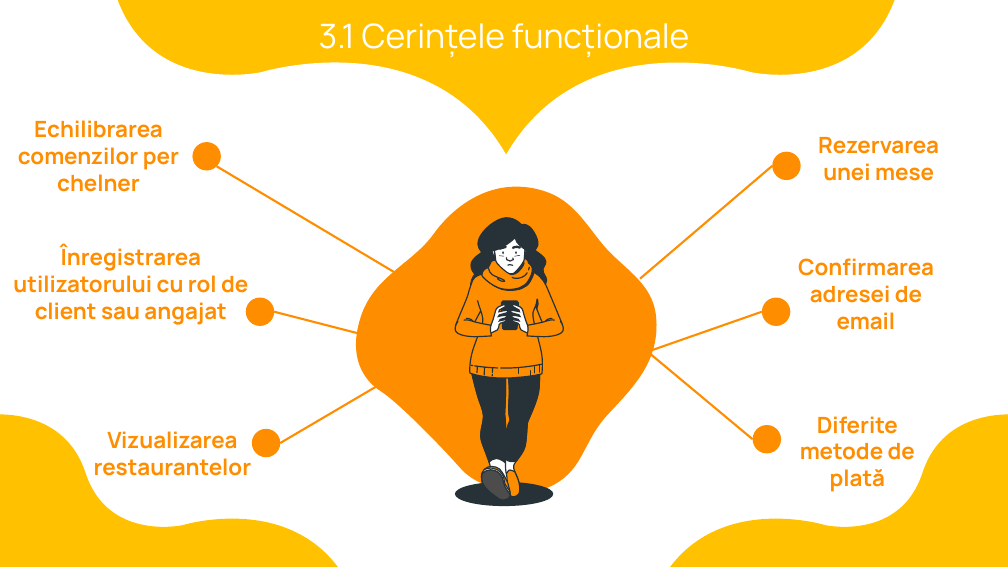
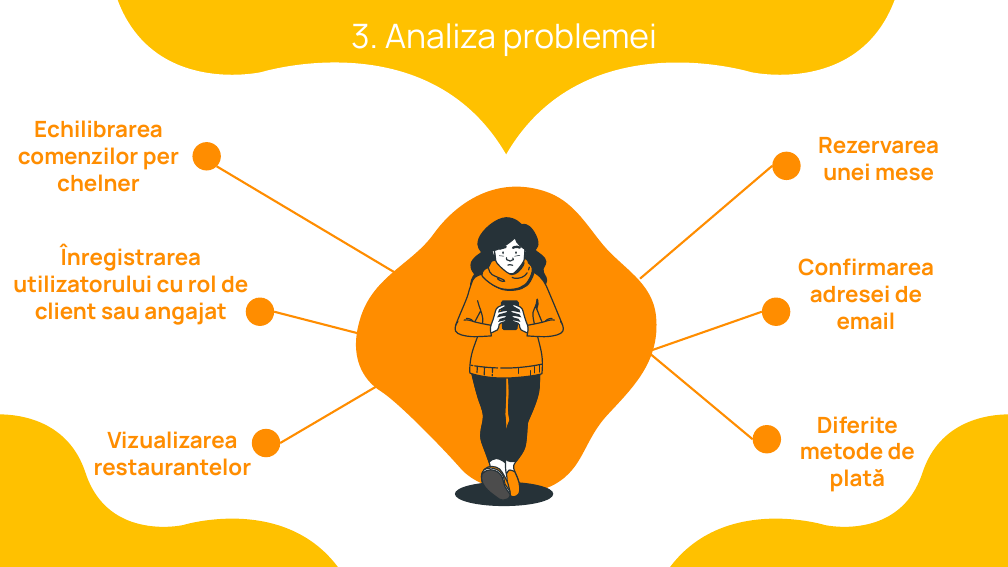
Before and after one commit to StanciuOctav/QuickPlate, a slide deck: slide 6 of QuickPlate/Stanciu_Ioan_Octavian_prezentare.pptx (slide 7 before the commit). Drawn at 1008x567 pixels with LibreOffice and Linux fonts; fonts in the diff are those of the drawing. Boxes give left, top, right and bottom in pixels: in the first picture for what was removed or moved away, otherwise in the second. Text is boxed around its words. In the diff, an @@ line names an element or a change of style, - is before the commit and + after.

```diff
--- a/QuickPlate/Stanciu_Ioan_Octavian_prezentare.pptx
+++ b/QuickPlate/Stanciu_Ioan_Octavian_prezentare.pptx
@@ title at (351,23,657,56): text changed @@
-3.1 Cerințele funcționale
+3. Analiza problemei
```
Also in this commit, not shown: 5 other slides changed, 4 slides added, 2 slides removed, 8 other files.
